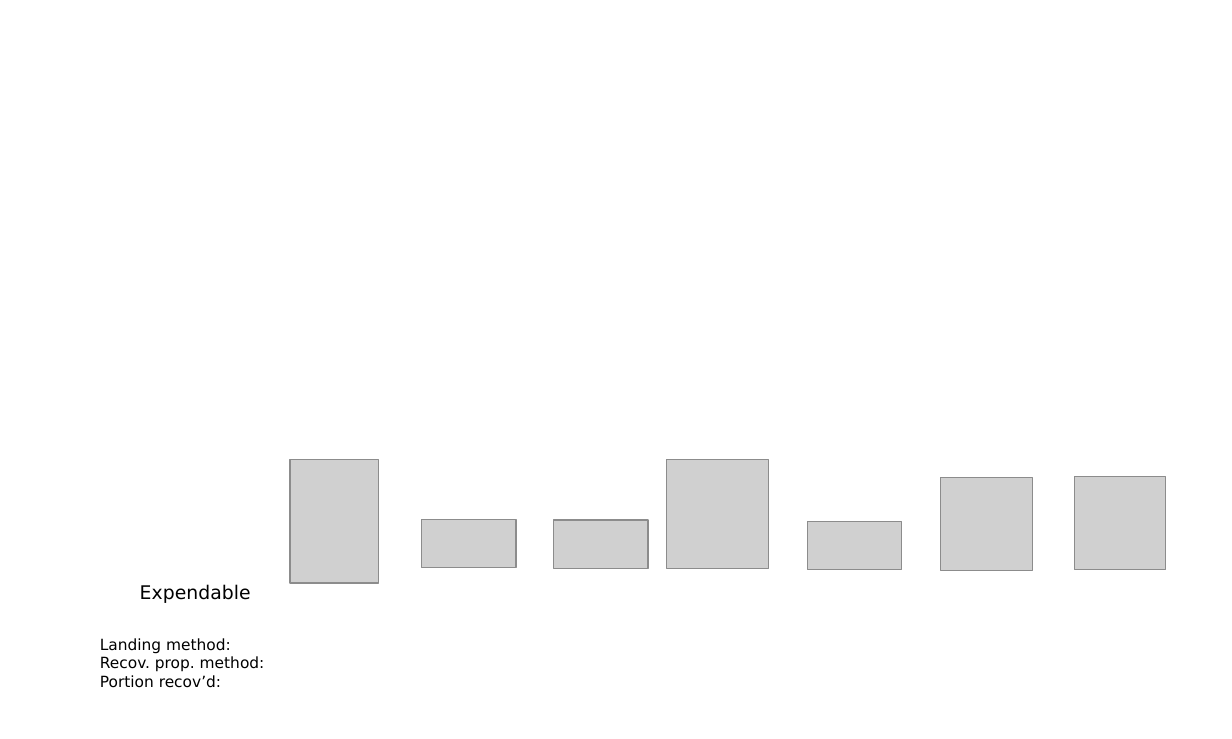
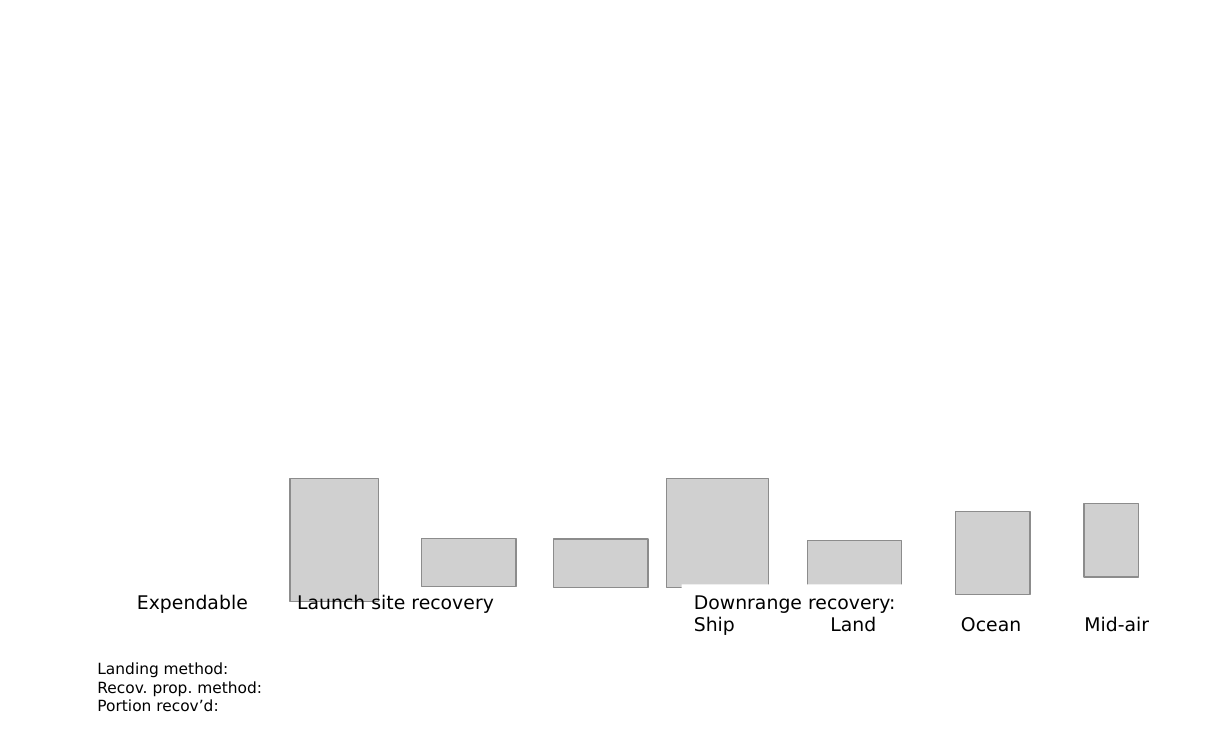
Before and after one commit to mvernacc/lvreuse, a slide deck: slide 1 of paper/figures/strategy_perf_annotated.pptx. Drawn at 1232x739 pixels with LibreOffice and Linux fonts; fonts in the diff are those of the drawing; grey boxes stand for pictures; background and template pictures are left out. Boxes give left, top, right and bottom in pixels: in the first picture for what was removed or moved away, otherwise in the second. Text is boxed around its words. In the diff, an @@ line names an element or a change of style, - is before the commit and + after.

```diff
--- a/paper/figures/strategy_perf_annotated.pptx
+++ b/paper/figures/strategy_perf_annotated.pptx
@@ picture removed at (941, 478, 1032, 572) @@
@@ picture removed at (1074, 477, 1165, 570) @@
@@ group added at (297, 504, 1149, 635): 2 pictures, 2 texts @@
+Downrange recovery:
+Ship Land Ocean Mid-air
+Launch site recovery
@@ 5 pictures: place and size @@
-5 pictures at (290, 460, 902, 583)
+5 pictures at (290, 479, 902, 602)
@@ text "Expendable": place and size @@
-text "Expendable" at (140, 584, 251, 603)
+text "Expendable" at (137, 594, 248, 613)
@@ text "Landing method:": place and size @@
-text "Landing method:" at (100, 638, 265, 688)
+text "Landing method:" at (97, 662, 262, 712)
```
Also in this commit, not shown: 3 other slides changed, 21 other files.
